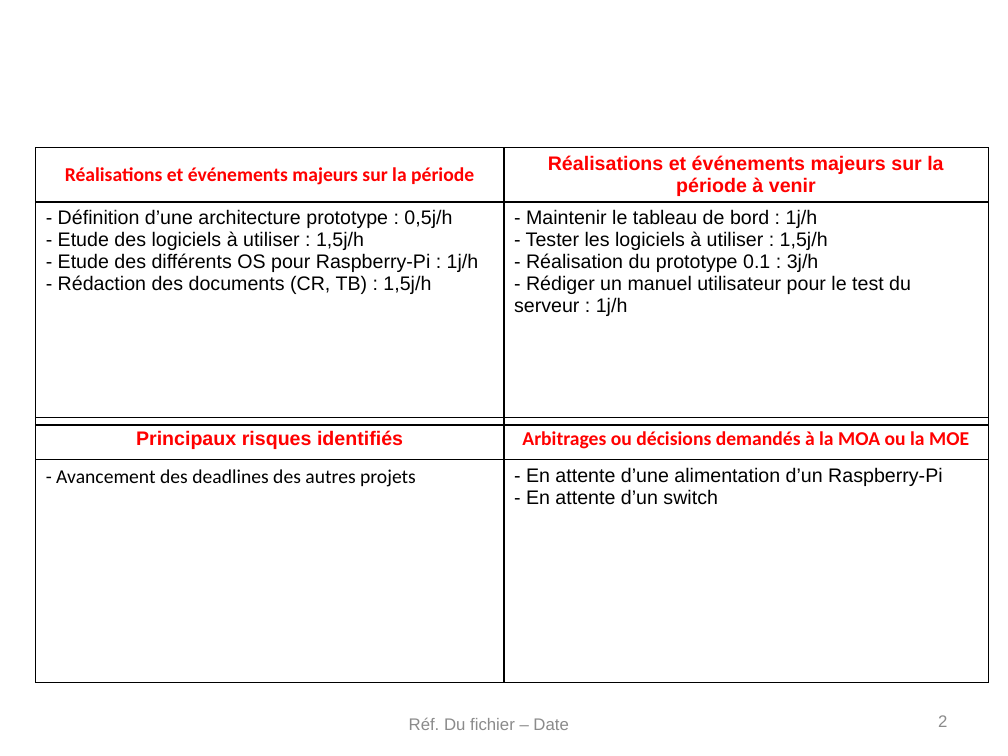
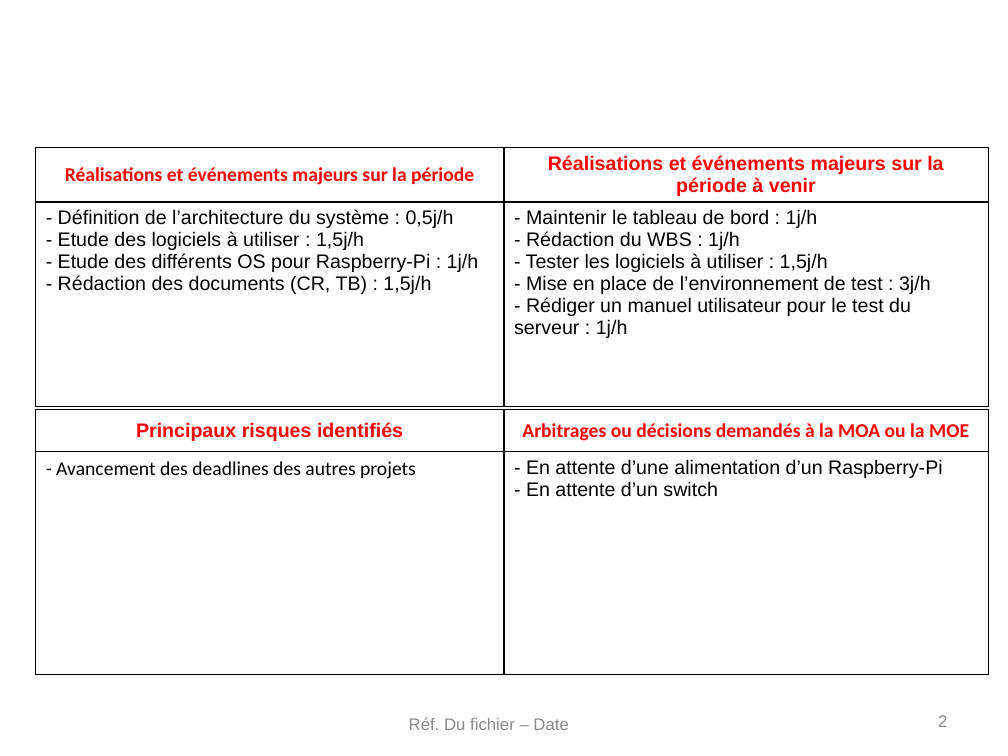
Before and after one commit to elecharny/pi-injector, a slide deck: slide 2 of Documents/TB 2014.10.28.pptx. Drawn at 1008x756 pixels with LibreOffice and Linux fonts; fonts in the diff are those of the drawing; background and template pictures are left out. Boxes give left, top, right and bottom in pixels: in the first picture for what was removed or moved away, otherwise in the second. Text is boxed around its words. In the diff, an @@ line names an element or a change of style, - is before the commit and + after.

```diff
--- a/Documents/TB 2014.10.28.pptx
+++ b/Documents/TB 2014.10.28.pptx
@@ table at [35, 148, 988, 410] @@
-row 2, column 1: - Définition d’une architecture prototype : 0,5j/h / - Etude des logiciels à utiliser : 1,5j/h / - Etude des différents OS pour Raspberry-Pi : 1j/h / - Rédaction des documents (CR, TB) : 1,5j/h
+row 2, column 1: - Définition de l’architecture du système : 0,5j/h / - Etude des logiciels à utiliser : 1,5j/h / - Etude des différents OS pour Raspberry-Pi : 1j/h / - Rédaction des documents (CR, TB) : 1,5j/h
-row 2, column 2: - Maintenir le tableau de bord : 1j/h / - Tester les logiciels à utiliser : 1,5j/h / - Réalisation du prototype 0.1 : 3j/h / - Rédiger un manuel utilisateur pour le test du serveur : 1j/h
+row 2, column 2: - Maintenir le tableau de bord : 1j/h / - Rédaction du WBS : 1j/h / - Tester les logiciels à utiliser : 1,5j/h / - Mise en place de l’environnement de test : 3j/h / - Rédiger un manuel utilisateur pour le test du serveur : 1j/h
@@ table: place and size @@
-table at [35, 417, 988, 682]
+table at [35, 409, 988, 674]
```
Also in this commit, not shown: 3 other slides changed, 1 other file.
